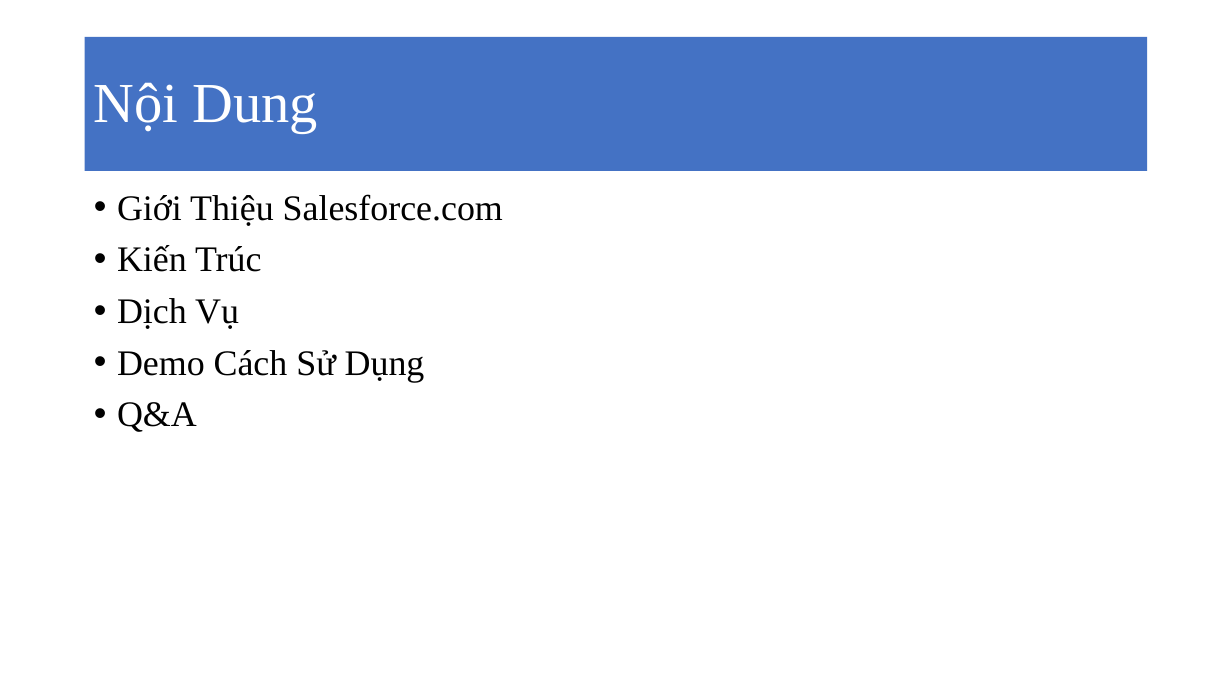
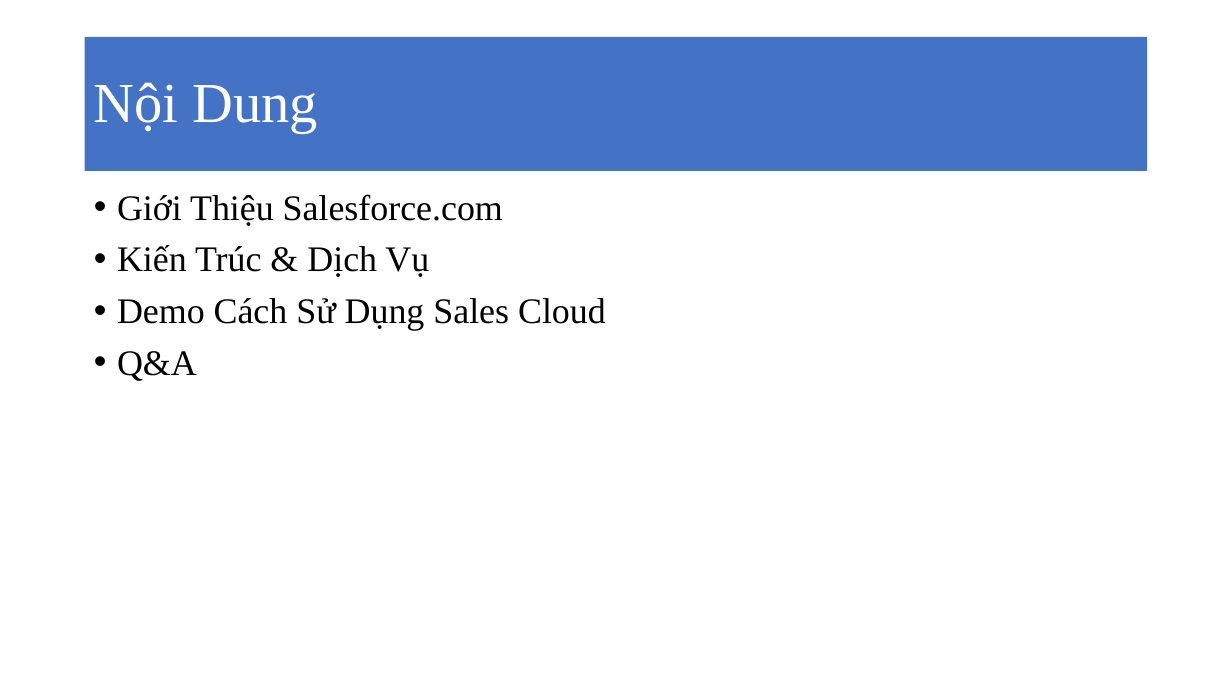
Before and after one commit to MaiBui/graduate-class, a slide deck: slide 2 of cloud_computing/Salesforce.pptx. Drawn at 1232x693 pixels with LibreOffice and Linux fonts; fonts in the diff are those of the drawing. Boxes give left, top, right and bottom in pixels: in the first picture for what was removed or moved away, otherwise in the second. Text is boxed around its words. In the diff, an @@ line names an element or a change of style, - is before the commit and + after.

```diff
--- a/cloud_computing/Salesforce.pptx
+++ b/cloud_computing/Salesforce.pptx
@@ text at [117, 245, 606, 330]: text changed @@
-• Kiến Trúc
-• Dịch Vụ
-• Demo Cách Sử Dụng
+• Kiến Trúc & Dịch Vụ
+• Demo Cách Sử Dụng Sales Cloud
```
Also in this commit, not shown: 7 other slides changed, 3 slides added, 1 slide removed.
